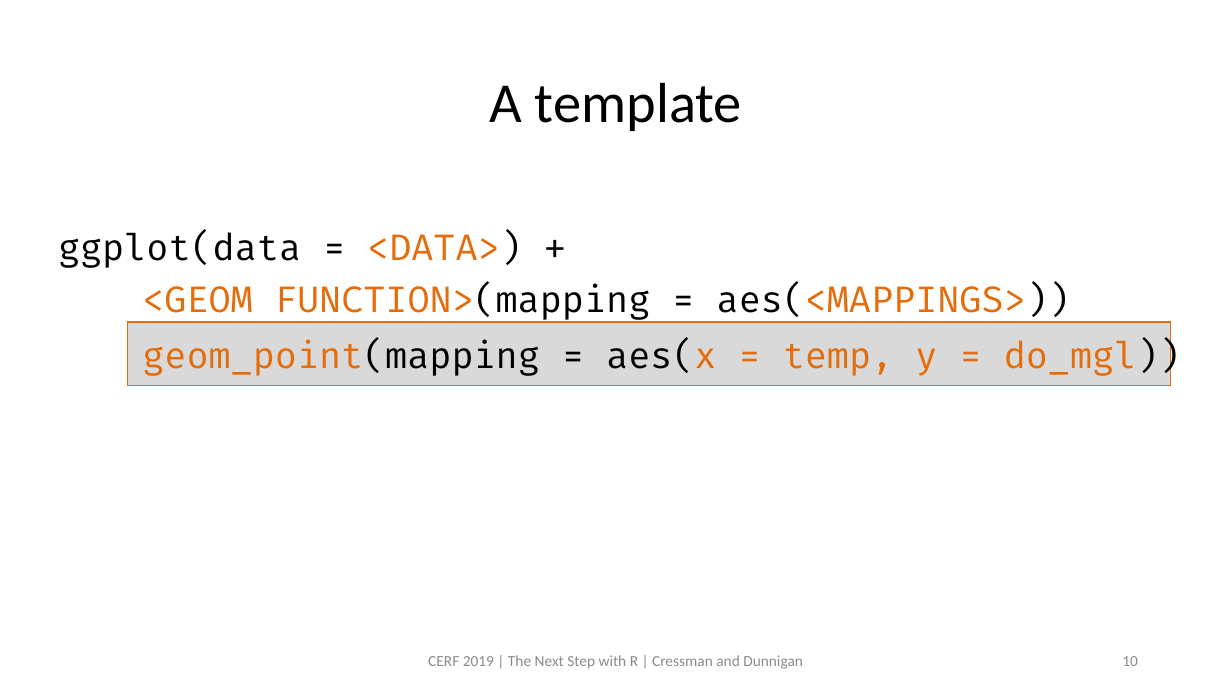
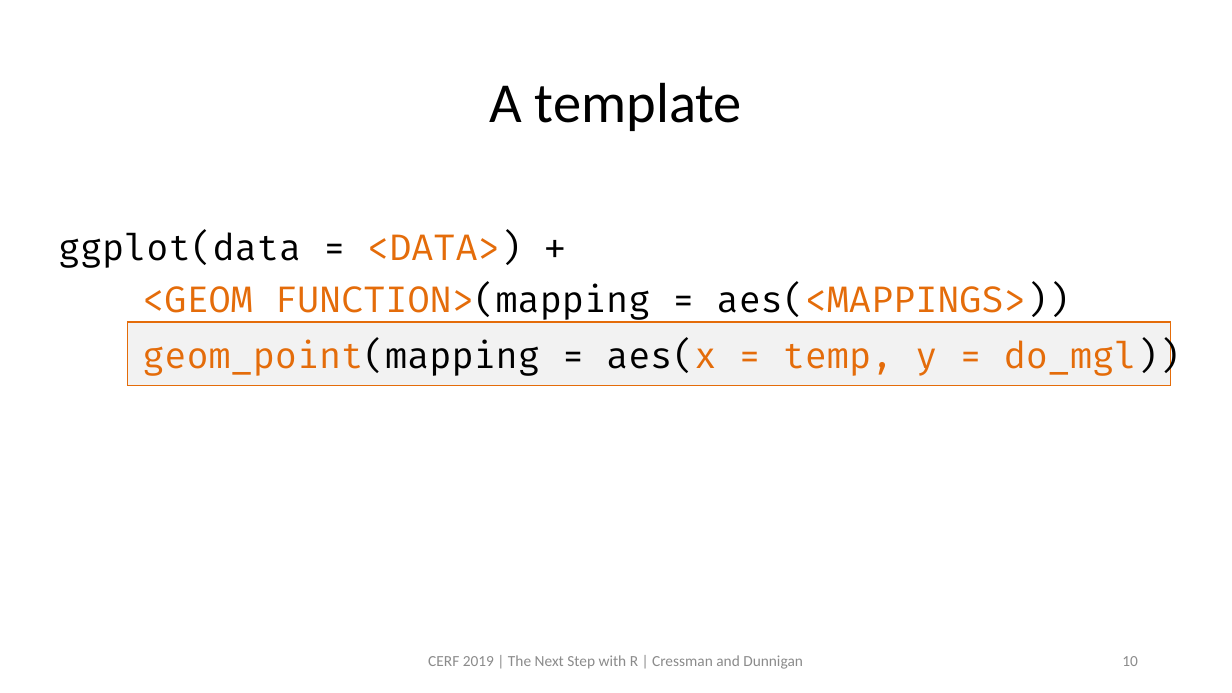
Before and after one commit to swmpkim/2019_CERF, a slide deck: slide 10 of slides/01_Visualize.pptx. Drawn at 1232x693 pixels with LibreOffice and Linux fonts; fonts in the diff are those of the drawing. Boxes give left, top, right and bottom in pixels: in the first picture for what was removed or moved away, otherwise in the second. Text is boxed around its words. In the diff, an @@ line names an element or a change of style, - is before the commit and + after.

```diff
--- a/slides/01_Visualize.pptx
+++ b/slides/01_Visualize.pptx
@@ rectangle at bbox=[128, 322, 1171, 385]: fill #D9D9D9 to #F2F2F2 @@
```
Also in this commit, not shown: 9 other slides changed, 10 slides added.
